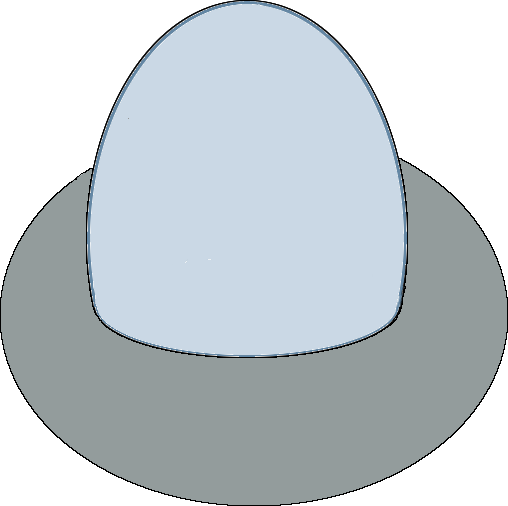
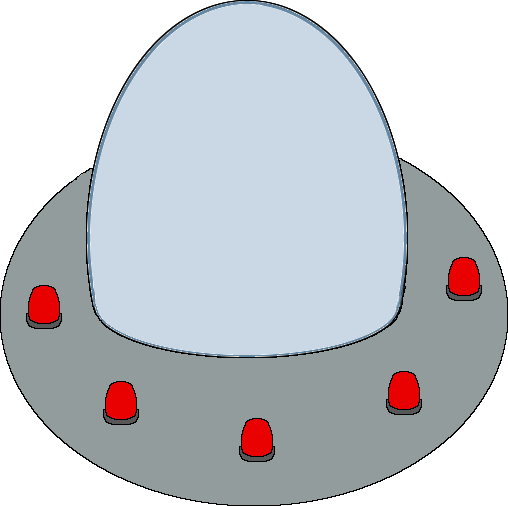
Before/after of a 508 × 506 layered artwork. What changed in the layer stack:
added group "Sirens" with 1 layers in group "Character" over [26, 257, 482, 462]
added layer "Siren_1" in group "Sirens" over [26, 257, 482, 462]
renamed "Ufo_1" to "Body_1", painted on it over [26, 118, 482, 462]
removed group "siren" (2 layers) from group "Body" over [26, 257, 482, 462]
removed layer "siren #1" from group "siren" over [26, 285, 62, 329]
removed layer "siren #2" from group "siren" over [103, 257, 482, 462]
renamed "window #1" to "window_1", painted on it over [128, 118, 211, 263]
